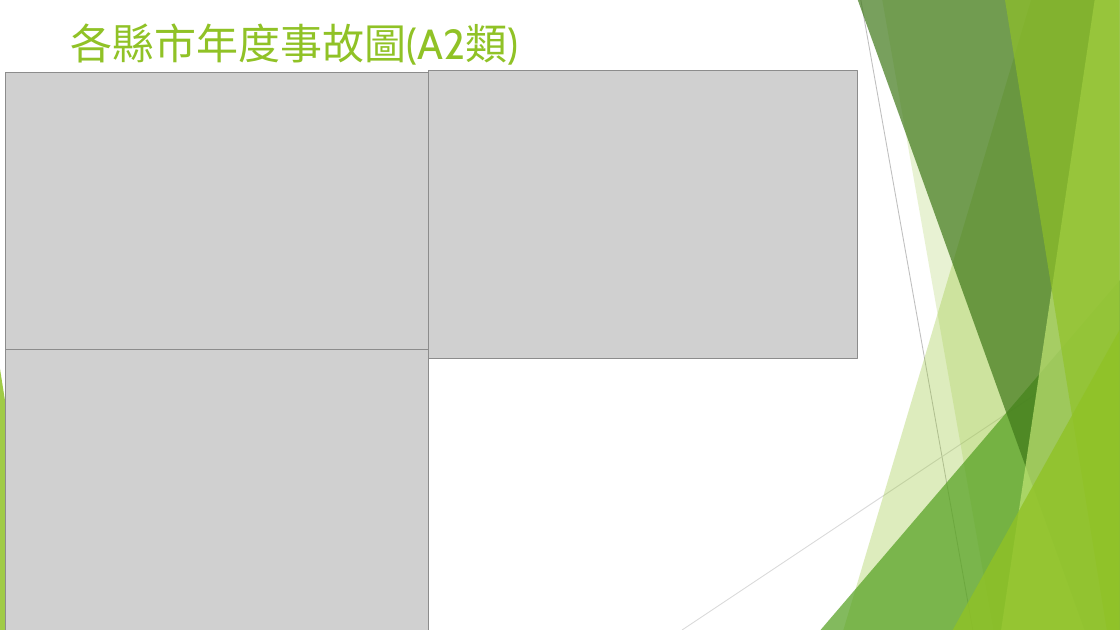
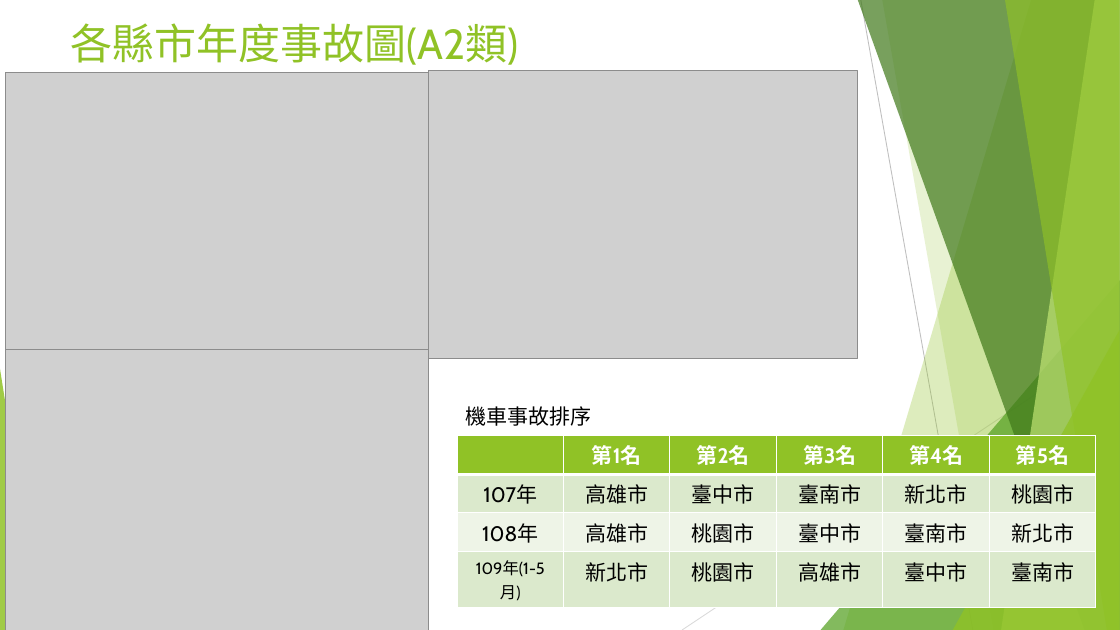
Before and after one commit to ooxx2500/python-sql-for-test, a slide deck: slide 7 of python/專題報告/專題報告-台灣交通事故.pptx. Drawn at 1120x630 pixels with LibreOffice and Linux fonts; fonts in the diff are those of the drawing; grey boxes stand for pictures. Boxes give left, top, right and bottom in pixels: in the first picture for what was removed or moved away, otherwise in the second. Text is boxed around its words. In the diff, an @@ line names an element or a change of style, - is before the commit and + after.

```diff
--- a/python/專題報告/專題報告-台灣交通事故.pptx
+++ b/python/專題報告/專題報告-台灣交通事故.pptx
@@ text added at [465, 406, 591, 426], 18 pt, text #000000 @@
+機車事故排序
@@ table added at [457, 435, 1097, 586], 4 rows, 6 columns @@
+ | 第1名 | 第2名 | 第3名 | 第4名 | 第5名
+107年 | 高雄市 | 臺中市 | 臺南市 | 新北市 | 桃園市
+108年 | 高雄市 | 桃園市 | 臺中市 | 臺南市 | 新北市
+109年(1-5月) | 新北市 | 桃園市 | 高雄市 | 臺中市 | 臺南市
```
Also in this commit, not shown: 7 other slides changed, 5 other files.
